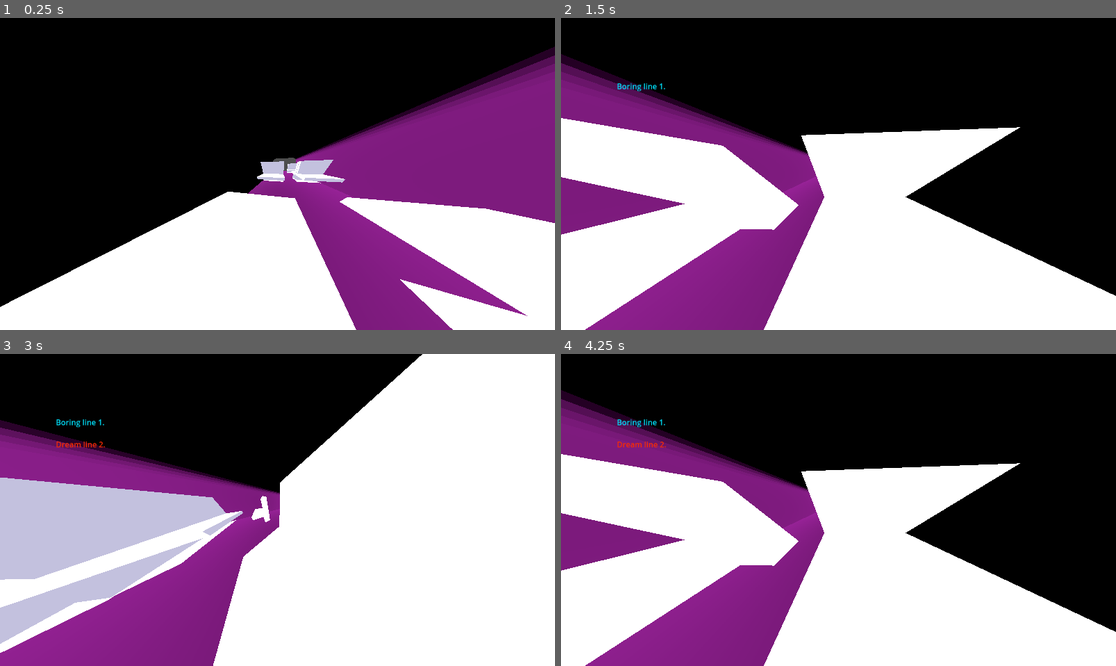
Above: before the commit, frames 1-4 (two rows, left to right).
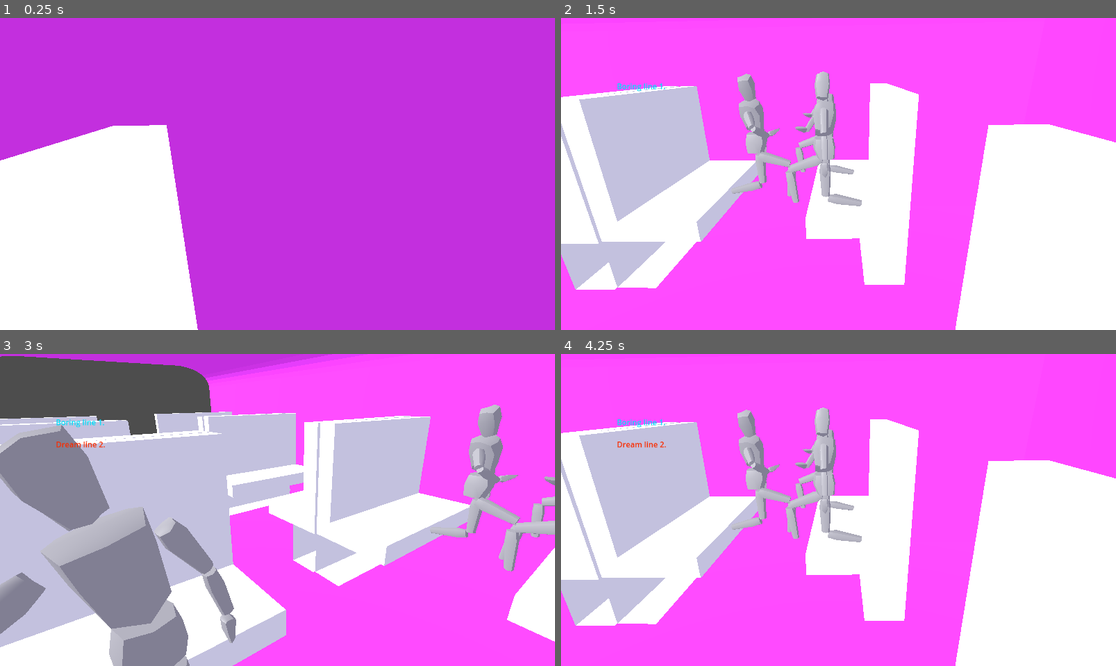
Above: after the commit, the same moments.

Repository: gussmith23/2024-09-plse-game-jam
Game: Godot game, scene res://main.tscn
Same seed, same stepped clock (60 frames per second), same inputs: the game is played once before the commit and once after it.
Inputs (mouse positions are in pixels of both pictures, inside the frame that each line leads up to):
- Up to frame 1 (0.25 s): no input
- Up to frame 2 (1.5 s): tap Enter at 0.5 s; move the mouse to (960, 158) at 0.52 s; tap Space at 1.25 s; move the mouse to (727, 189) at 1.27 s
- Up to frame 3 (3 s): tap Enter at 2 s; move the mouse to (333, 441) at 2.02 s; tap Space at 2.75 s; move the mouse to (249, 572) at 2.77 s
- Up to frame 4 (4.25 s): tap Enter at 3.5 s; move the mouse to (1005, 556) at 3.52 s

The runs differ from the first frame. In frame 1, 92% of the frame differs, in the area x 0-100%, y 0-100%; in frame 2, 82%; in frame 3, 86%; in frame 4, 82%.

Commit message:
environment update

Diff:
--- a/environment.tscn
+++ b/environment.tscn
@@ -4,9 +4,7 @@
 [ext_resource type="ArrayMesh" uid="uid://clb7q003ntx4n" path="res://assets/seat.obj" id="2_movxi"]
 
 [sub_resource type="StandardMaterial3D" id="StandardMaterial3D_ub4lb"]
-transparency = 1
 albedo_color = Color(1, 0.254902, 1, 1)
-metallic = 1.0
 
 [sub_resource type="StandardMaterial3D" id="StandardMaterial3D_ma5k8"]
 
@@ -71,3 +69,27 @@
 material_override = SubResource("StandardMaterial3D_ma5k8")
 mesh = ExtResource("2_movxi")
 skeleton = NodePath("../Traincar")
+
+[node name="seat9" type="MeshInstance3D" parent="."]
+transform = Transform3D(2.45813, -0.0967409, 58.0564, 0.0156628, 86.9104, 0.0641873, -65.0147, 0.01728, 2.19506, 210.679, -79.8054, -100.274)
+material_override = SubResource("StandardMaterial3D_ma5k8")
+mesh = ExtResource("2_movxi")
+skeleton = NodePath("../Traincar")
+
+[node name="seat10" type="MeshInstance3D" parent="."]
+transform = Transform3D(2.45813, -0.0967409, 58.0564, 0.0156628, 86.9104, 0.0641873, -65.0147, 0.01728, 2.19506, -113.236, -79.8054, -100.274)
+material_override = SubResource("StandardMaterial3D_ma5k8")
+mesh = ExtResource("2_movxi")
+skeleton = NodePath("../Traincar")
+
+[node name="seat11" type="MeshInstance3D" parent="."]
+transform = Transform3D(-0.974529, 0.0963216, -58.0914, 0.0156628, 86.9104, 0.0641873, 65.0538, -0.0194821, -0.870243, -113.194, -79.8054, -282.034)
+material_override = SubResource("StandardMaterial3D_ma5k8")
+mesh = ExtResource("2_movxi")
+skeleton = NodePath("../Traincar")
+
+[node name="seat12" type="MeshInstance3D" parent="."]
+transform = Transform3D(-0.974529, 0.0963216, -58.0914, 0.0156628, 86.9104, 0.0641873, 65.0538, -0.0194821, -0.870243, 210.637, -79.8054, -289.422)
+material_override = SubResource("StandardMaterial3D_ma5k8")
+mesh = ExtResource("2_movxi")
+skeleton = NodePath("../Traincar")
--- a/main.tscn
+++ b/main.tscn
@@ -1,8 +1,9 @@
-[gd_scene load_steps=6 format=3 uid="uid://6d2fm0a4oyry"]
+[gd_scene load_steps=7 format=3 uid="uid://dmart1ree0yig"]
 
-[ext_resource type="PackedScene" uid="uid://b2sgxo5hdhspu" path="res://dialog_overlay.tscn" id="1_1gqth"]
+[ext_resource type="PackedScene" path="res://dialog_overlay.tscn" id="1_1gqth"]
 [ext_resource type="Script" path="res://main.gd" id="1_qlwfu"]
-[ext_resource type="PackedScene" path="res://environment.tscn" id="2_w3mi7"]
+[ext_resource type="PackedScene" uid="uid://b6bm0g0hawfak" path="res://environment.tscn" id="2_w3mi7"]
+[ext_resource type="PackedScene" path="res://person.tscn" id="4_71inm"]
 
 [sub_resource type="Environment" id="Environment_iw3ck"]
 background_mode = 2
@@ -16,13 +17,13 @@
 script = ExtResource("1_qlwfu")
 
 [node name="Camera3D" type="Camera3D" parent="."]
-transform = Transform3D(-0.997049, 0.00924387, -0.0762099, -0.0176438, 0.938556, 0.344675, 0.0747134, 0.345002, -0.935624, 148.625, 4.93223, 211.79)
-fov = 163.125
+transform = Transform3D(-0.997049, 0.00924397, -0.07621, -0.0176438, 0.938556, 0.344675, 0.0747136, 0.345003, -0.935623, 264.898, 53.0395, 426.249)
+fov = 56.6
 
 [node name="DialogOverlay" parent="Camera3D" instance=ExtResource("1_1gqth")]
 
 [node name="environment" parent="." instance=ExtResource("2_w3mi7")]
-transform = Transform3D(1, -3.82194e-10, 0, -3.84219e-10, 1, 0, 0, -5.82077e-11, 1, 0.0366122, 0.0887462, 217)
+transform = Transform3D(4.07411e-06, 0.00161993, -0.999999, 0.00243854, 0.999996, 0.00161993, 0.999997, -0.00243855, 1.23793e-07, 0.0366122, 0.0887462, 217)
 
 [node name="WorldEnvironment" type="WorldEnvironment" parent="."]
 environment = SubResource("Environment_iw3ck")
@@ -31,3 +32,15 @@
 [node name="OmniLight3D" type="OmniLight3D" parent="."]
 transform = Transform3D(1, 1.48042e-09, 4.26371e-09, -2.01404e-09, 1, -1.4843e-09, 0, -2.91038e-10, 1, 62.0027, 109.772, -0.141517)
 visible = false
+
+[node name="person" parent="." instance=ExtResource("4_71inm")]
+transform = Transform3D(-0.560888, 0.107941, 43.7943, 0.0720893, 43.7979, -0.107026, -43.7944, 0.0707129, -0.561063, 189.329, -88.1146, 162.939)
+
+[node name="person4" parent="." instance=ExtResource("4_71inm")]
+transform = Transform3D(-0.560888, 0.107941, 43.7944, 0.0720893, 43.7979, -0.107026, -43.7944, 0.070713, -0.561063, 189.371, -88.0116, 415.101)
+
+[node name="person2" parent="." instance=ExtResource("4_71inm")]
+transform = Transform3D(1.76704, 0.0673788, -43.7624, 0.103203, 43.7979, 0.0716006, 43.7623, -0.106008, 1.76687, 250.944, -88.2638, 103.952)
+
+[node name="person3" parent="." instance=ExtResource("4_71inm")]
+transform = Transform3D(1.76704, 0.0673788, -43.7624, 0.103203, 43.7979, 0.0716006, 43.7623, -0.106008, 1.76687, 253.237, -88.2346, 186.675)
